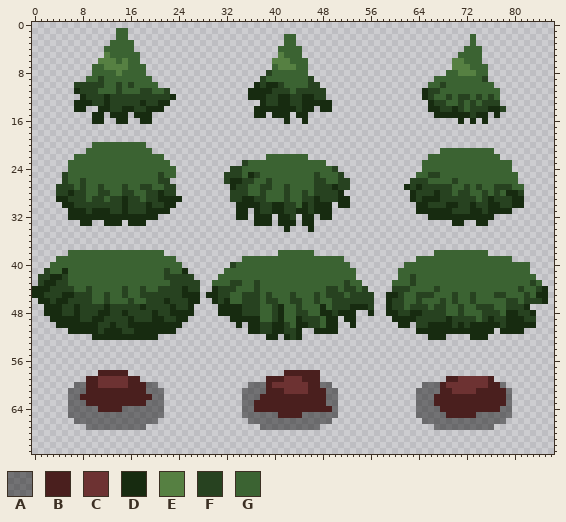
Two versions of one sprite sheet, assets/map/trees.png. That is the earlier state.
The file is 87x72 pixels.
Palette (. is transparent): A #00000071  B #4a1f1e  C #6d3232  D #172b10  E #568042  F #274220  G #3b6332
Pixels before (only the part around the change), first column x 0:
 0 .......................................................................................
 1 ..............GG.......................................................................
 2 ..............GG..........................GG.............................G.............
 3 .............GGGG.........................GG.............................G.............
 4 ............GGGGG........................GGGG...........................GGG............
 5 ............EGGGGG.......................EGGG..........................GGGG............
 6 ...........EEEGEGG......................EEEGGG........................EEGGG............
 7 ..........GGEEEEGGG.....................GEEEGG........................EEEGGG...........
 8 ..........GGGGEGGGG....................FGGGGGG.......................GGEEEGG...........
 9 .........GGFGGGGGGGG..................FGGGGGGGF....................GGGGGGGGF...........
10 .......FFFFFGGFGFGGGG................DFDDFGGGGFF..................GGFGGGGGGGG..........
11 .......DFFFGGGFGGGFFGGF.............DDDDFFFGFFFFF................DFFGGGGGGGGGG.........
12 ........DFFFDFFFFFFFFFFD............DDDFFDDFFDDFF................DFGGFGFFGFGFG.........
13 .......DDDFFDFFFFFDFFDD...............DFFDDFFDDDDD................DFFGGFGFGFFF.........
14 .......DD..DDFFDDFFDDD...............DDDDDDDFDD.DD................DDFFDFGFFFDDF........
15 ..........DD.DDD.DDD.................DD.DDD.DD.....................DDDDDDFDD.D.........
16 ..........DD..DD..DD......................D..D.........................D.D.D...........
17 .......................................................................................
18 .......................................................................................
19 .......................................................................................
20 ..........GGGGGGGGG....................................................................
21 .........GGGGGGGGGGG................................................GGGGGGGGG..........
22 .......GGGGGGGGGGGGGGG.................GGGGGGG....................GGGGGGGGGGGG.........
23 ......GGGGGGGGGGGGGGGGG............FGGGGGGGGGGGGG................GGGGGGGGGGGGGGG.......
24 ......GGGGGGGGGGGGGGGGGG.........FFGGGGGGGGGGGGGGGF..............GGGGGGGGGGGGGGG.......
25 .....FGGGGGGGGGGGGGGGFGG........FFFGDFGGGGGGGGGFGGGF............GGFFGGGGGGGGGGGGG......
26 .....FGGFGGGGGGGGGGGGFF.........FDDFFGGFGGGGGGGFFGGFF..........FFFGGGGFGGGGGGGGGG......
27 ....FFFGFGGFGGGFGGFFGGFF.........DFFGGFFGGFGGGGFFFDFF.........DFDFFFFFGGFGFGGFFFGG.....
28 ....FFDFFGGFFGGFFGGFFDFF.........FFFGGFGGGFGGFGFFFFD...........DFFFDFFGFFGGFGFGDDF.....
29 ....DDFFFGFFGFFDFFGFFDDDD........FFDDFFGGGFGGFFDFFFDD..........DFDDDFFFFFFGFDFFFDD.....
30 .....DDFFFFFFFFDFFFDFFDD..........DDDDFFDDFFGDFDDD.DD...........DDFFFDDFFDFFDDFFDD.....
31 ......DDDFDDDFFDFFFDDDD...........DD.DFFDDFFDDFDDD..............DDDDDDFFFDDFDDDD.......
32 ......DDDDDDDDDDDDDDD.............DD.DDD.DDF.DD.DD................DDDDDDDDDDD..........
33 ........DD..DDD.DDD..................DDD.DDD.DD.......................DD..DD...........
34 ..........................................D...D........................................
35 .......................................................................................
36 .......................................................................................
37 .......................................................................................
38 ......GGGGGGGGGGGGGGGG...................GGGGGG....................GGGGGGGGG...........
39 ....GGGGGGGGGGGGGGGGGGGG...........GGGGGGGGGGGGGGGGG............GGGGGGGGGGGGGGGG.......
40 ...GGGGGGGGGGGGGGGGGGGGGG........FGGGGGGGGGGGGGGGGGGG.........GGGGGGGGGGGGGGGGGGGGG....
41 ..FGGDGGGGGGGGGGGGGGGGFGGD......GGGGGGGGGGGGGGGGGGGGGG.......GGGGGGGGGGGGGGGGGGGGGG....
42 .FFDDFGGGGGGGGGGGGGGGGFFFFF....GGGGGGGGGGGGGGGGGGGGGGG.......GGFGGGGGGGGGGGGGGGGGGGG...
43 .FDDFFGGGGGGGGGGGGGGGGGFFFFF..GGGFFGGFGGGGGGGGGGGGGGFGG.....GGGFGGGGGGGGGGGGGGGGGGGFG..
44 DDDFFFFGGFGGGGGFGGFGGFFFFDFF..DFFFGGGFGGGGGGGGGGGFFGFFGF....FFFGGGGFGGGGGGGGGGGGGFGGFD.
45 DDFFFDDFFFGGFGGFGGFFFFFFFDDD.DDFFGGFFFGFGGGFGGGFGFFFGFFFF..DDFGGFFFGGGFGGFGGGFFGGGFGDD.
46 .DDFDDFFFFGGFGGGFGGFFFDFFFDD..DFDGGFFFGFFGGFFGGFGGFFFFFFF..DFFGGFGGGFGFGGFGGGGGFFGFFFD.
47 ..DDDFFDFFFFDFFFFFDFFFFDFFD....DDDDFFFGGFDGGFGGGDGFFFDDDF..DFFGFFFGFFGGFGGFFFGGFFFD....
48 ..DDDFFDFFFDDFFDFFFFDFFDDDD....DDDDFFFGGFDGGFFGGDDFDDD..D..DDFFDDFFFFGGFGGGFFFGDDFFD...
After the commit:
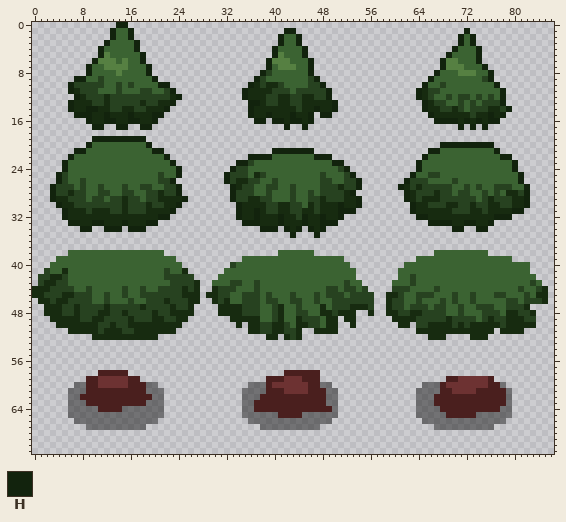
Colours new in this view: H #12230d
Diff:
y 0: x 14..15 .. -> HH
y 1: x 13 . -> H; x 16 . -> H; x 42..43 .. -> HH; x 72 . -> H
y 2: x 13 . -> H; x 16 . -> H; x 41 . -> H; x 44 . -> H; x 71..73 ..G -> HGH
y 3: x 12 . -> H; x 17 . -> H; x 41 . -> H; x 44 . -> H; x 71..73 ..G -> HGH
y 4: x 11 . -> H; x 17 . -> H; x 40 . -> H; x 45 . -> H; x 70..71 .. -> HG; x 74 G -> H
y 5: x 11 . -> H; x 18 . -> H; x 40 . -> H; x 45 . -> H; x 69..70 .. -> HG; x 74 G -> H
y 6: x 10 . -> H; x 18 . -> H; x 39 . -> H; x 46 . -> H; x 68..69 .. -> HE; x 71 E -> G; x 74 G -> H
y 7: x 9 . -> H; x 19 . -> H; x 39 . -> H; x 46 . -> H; x 68..69 .. -> HE; x 72 E -> G; x 75 G -> H
y 8: x 9 . -> H; x 19 . -> H; x 38 . -> H; x 46 . -> H; x 67..68 .. -> HG; x 76 . -> H
y 9: x 7..8 .. -> HH; x 20 . -> H; x 37 . -> H; x 47 . -> H; x 66 . -> H; x 76 . -> H
y 10: x 6 . -> H; x 21..22 .. -> HH; x 36 . -> H; x 48 . -> H; x 65 . -> H; x 77 . -> H
y 11: x 6 . -> H; x 23 . -> H; x 35 . -> H; x 49 . -> H; x 64 . -> H; x 78 . -> H
y 12: x 7 . -> H; x 24 . -> H; x 35 . -> H; x 49 . -> H; x 64 . -> H; x 78 . -> H
y 13: x 6 . -> H; x 23 . -> H; x 36..37 .. -> HH; x 50 . -> H; x 65 . -> H; x 78 . -> H
y 14: x 6 . -> H; x 9..10 .. -> HH; x 22 . -> H; x 36 . -> H; x 47 . -> H; x 50 . -> H; x 65 . -> H; x 79 . -> H
y 15: x 7..9 ... -> HHH; x 12 . -> H; x 16 . -> H; x 20..21 .. -> HH; x 36 . -> H; x 39 . -> H; x 43 . -> H; x 46 . -> H; x 48..49 .. -> HH; x 66 . -> H; x 76 . -> H; x 78 . -> H
y 16: x 9 . -> H; x 12..13 .. -> HH; x 16..17 .. -> HH; x 20 . -> H; x 37..38 .. -> HH; x 40..41 .. -> HH; x 43..44 .. -> HH; x 46 . -> H; x 67..70 .... -> HHHH; x 72 . -> H; x 74 . -> H; x 76..77 .. -> HH
y 17: x 10..11 .. -> HH; x 14..15 .. -> HH; x 18..19 .. -> HH; x 42 . -> H; x 45 . -> H; x 71 . -> H; x 73 . -> H; x 75 . -> H
y 19: x 10..18 ......... -> HHHHHHHHH
y 20: x 9 . -> H; x 19 . -> H; x 68..76 ......... -> HHHHHHHHH
y 21: x 7..8 .. -> HH; x 20..21 .. -> HH; x 40..46 ....... -> HHHHHHH; x 66..67 .. -> HH; x 77 . -> H
y 22: x 6 . -> H; x 22 . -> H; x 36..39 ...G -> HHHH; x 46..49 .... -> GHHH; x 65 . -> H; x 78..79 .. -> HH
y 23: x 5 . -> H; x 23 . -> H; x 34..36 .FG -> HHF; x 49..51 ... -> GHH; x 64 . -> H; x 80 . -> H
y 24: x 5 . -> H; x 24 . -> H; x 33 F -> H; x 35 G -> F; x 50..52 F.. -> GFH; x 64 . -> H; x 80 . -> H
y 25: x 4 . -> H; x 24 . -> H; x 32 F -> H; x 35..38 GDFG -> FGDF; x 47..48 FG -> GF; x 51..53 F.. -> GFH; x 63 . -> H; x 81 . -> H
y 26: x 4 . -> H; x 23 . -> H; x 32..33 FD -> HF; x 35 F -> D; x 37 G -> F; x 39..40 FG -> GF; x 47 F -> G; x 49 G -> F; x 51 F -> G; x 53..54 .. -> FH; x 62 . -> H; x 81 . -> H
y 27: x 3 . -> H; x 24 . -> H; x 33..34 DF -> HD; x 36 G -> F; x 38 F -> G; x 40 G -> F; x 42..43 FG -> GF; x 47 F -> G; x 50..51 DF -> FD; x 53..54 .. -> FH; x 61 . -> H; x 82 . -> H
y 28: x 3 . -> H; x 24 . -> H; x 33 F -> H; x 36 G -> F; x 38..39 FG -> GF; x 42..43 FG -> GF; x 45..47 FGF -> GFG; x 51..53 D.. -> FDH; x 62 . -> H; x 82 . -> H
y 29: x 3 . -> H; x 25 . -> H; x 33 F -> H; x 35 D -> F; x 37 F -> D; x 39 G -> F; x 42..43 FG -> GF; x 45 F -> G; x 47..48 DF -> FD; x 51 D -> F; x 53..54 .. -> DH; x 62 . -> H; x 82 . -> H
y 30: x 4 . -> H; x 24 . -> H; x 34 D -> H; x 38 F -> D; x 40 D -> F; x 42 F -> D; x 44..47 GDFD -> FGDF; x 50..51 .D -> DH; x 53..54 .. -> DH; x 63 . -> H; x 82 . -> H
y 31: x 5 . -> H; x 23 . -> H; x 34 D -> H; x 36..38 .DF -> DHD; x 40 D -> F; x 42 F -> D; x 44 D -> F; x 46..47 FD -> DF; x 50..53 .... -> DHHH; x 63 . -> H; x 80..81 .. -> HH
y 32: x 5 . -> H; x 21..22 .. -> HH; x 34 D -> H; x 36..37 .D -> DH; x 40..41 .D -> DH; x 43..45 F.D -> DFH; x 47..48 .D -> DH; x 50..51 .. -> DH; x 64..65 .. -> HH; x 77..79 ... -> HHH
y 33: x 6..7 .. -> HH; x 10..11 .. -> HH; x 15 . -> H; x 19..20 .. -> HH; x 35..37 ..D -> HHH; x 40..41 .D -> DH; x 44..45 .D -> DH; x 47..50 .... -> DHHH; x 66..69 .... -> HHHH; x 72..73 .. -> HH; x 76 . -> H
y 34: x 8..9 .. -> HH; x 12..14 ... -> HHH; x 16..18 ... -> HHH; x 38..40 ... -> HHH; x 42..44 D.. -> HDH; x 46..48 D.. -> HDH; x 70..71 .. -> HH; x 74..75 .. -> HH
y 35: x 43 . -> H; x 47 . -> H
y 43..44: x 27 F -> D
Pixel boxes of the changes (left, top, right, bottom) in both pictures:
added: (50, 22, 188, 232)
added: (242, 28, 338, 130)
changed: (398, 28, 530, 232)
changed: (224, 148, 362, 238)
changed: (194, 280, 200, 292)
